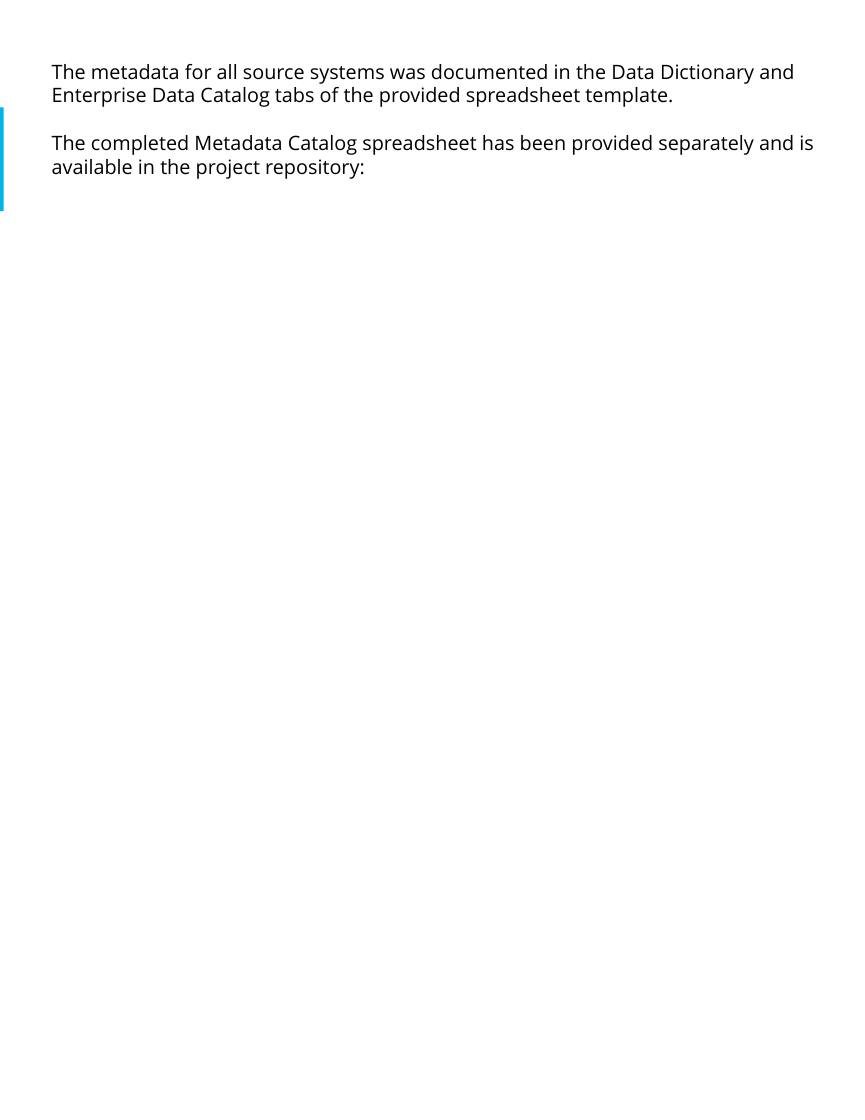
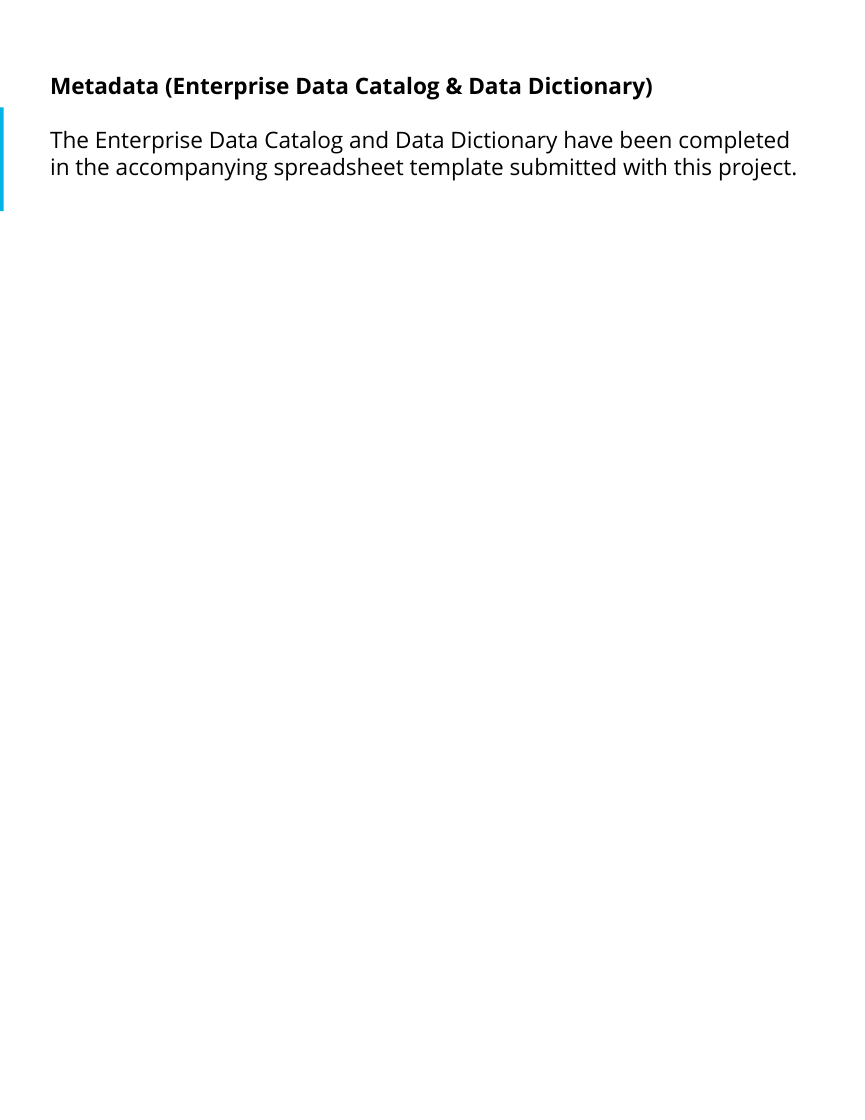
Before and after one commit to SwimLane2/udacity-ai-masters, a slide deck: slide 7 of Modules/03-Data-Architect/projects/Project 4 - SneakerPark Data Governance/report/Documentation/sneakerpark_data_governance.pptx (slide 8 before the commit). Drawn at 865x1120 pixels with LibreOffice and Linux fonts; fonts in the diff are those of the drawing. Boxes give left, top, right and bottom in pixels: in the first picture for what was removed or moved away, otherwise in the second. Text is boxed around its words. In the diff, an @@ line names an element or a change of style, - is before the commit and + after.

Commit message:
Completed Project Documentation

```diff
--- a/Modules/03-Data-Architect/projects/Project 4 - SneakerPark Data Governance/report/Documentation/sneakerpark_data_governance.pptx
+++ b/Modules/03-Data-Architect/projects/Project 4 - SneakerPark Data Governance/report/Documentation/sneakerpark_data_governance.pptx
@@ text at <box>50,76,797,181</box>: text changed; size 14 to 16 pt @@
-The metadata for all source systems was documented in the Data Dictionary and Enterprise Data Catalog tabs of the provided spreadsheet template.
-The completed Metadata Catalog spreadsheet has been provided separately and is available in the project repository:
+Metadata (Enterprise Data Catalog & Data Dictionary)
+The Enterprise Data Catalog and Data Dictionary have been completed in the accompanying spreadsheet template submitted with this project.
```
Also in this commit, not shown: 2 other slides changed, 1 slide added, 2 slides removed, 2 other files.
